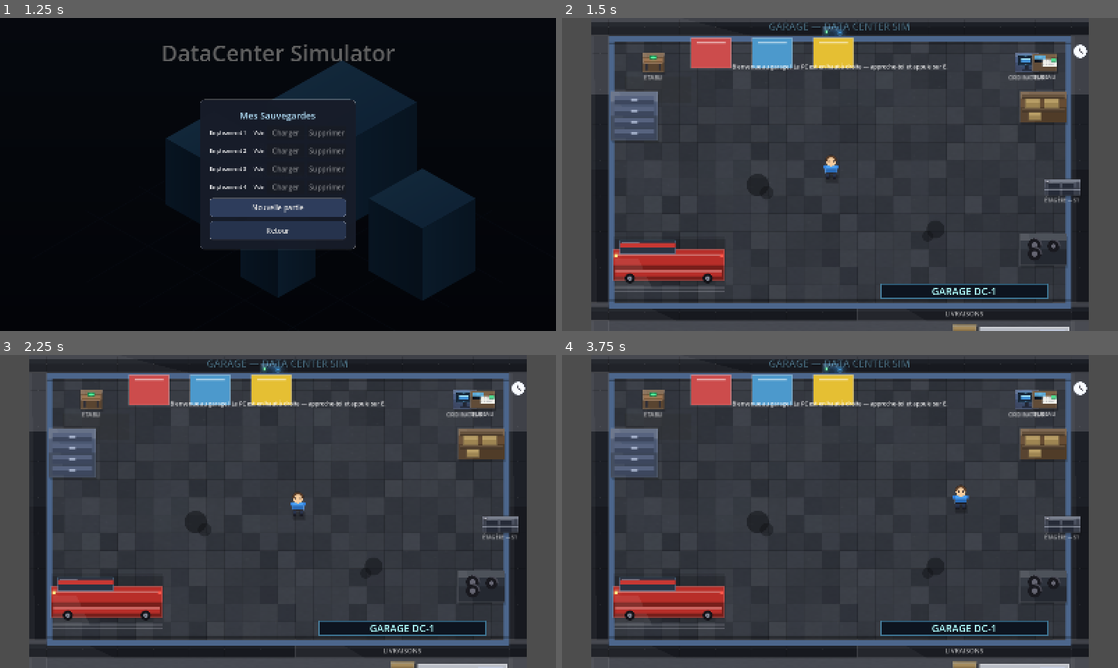
Above: before the commit, frames 1-4 (two rows, left to right).
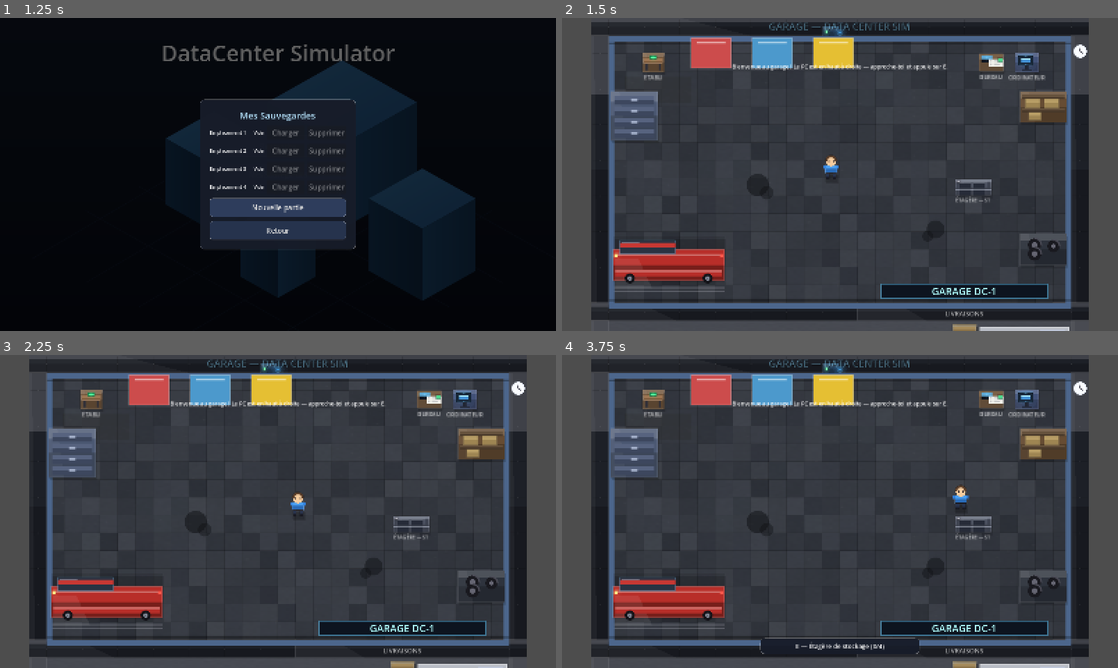
Above: after the commit, the same moments.

Repository: BlackAngelTVdev/DataCenter-Simulator
Game: Godot game, scene res://scenes/ui/menu.tscn
The game is run twice, just before and just after one commit, with the same random seed, the same clock (stepped at 60 frames per second) and the same inputs.
Inputs (mouse positions are in pixels of both pictures, inside the frame that each line leads up to):
- Up to frame 1 (1.25 s): click "Mes Sauvegardes" at 0.5 s
- Up to frame 2 (1.5 s): click "Option" at 1.25 s
- Up to frame 3 (2.25 s): tap Enter at 2 s; move the mouse to (400, 495) at 2.02 s; hold D (move_right) from 2.03 s (still down); hold E (interact) from 2.03 s (still down); click (400, 495) at 2.17 s
- Up to frame 4 (3.75 s): release D (move_right) at 2.75 s; release E (interact) at 2.75 s; drag from (728, 527) to (812, 574) at 2.77 s; tap Space at 3.5 s; move the mouse to (895, 442) at 3.52 s; hold D (move_right) from 3.53 s (still down); hold E (interact) from 3.53 s (still down); tap Z at 3.6 s

Frame 1 is identical in both runs. In frame 2, 1.0% of the frame differs, in the area x 70-94%, y 11-60%; in frame 3, 1.0%; in frame 4, 1.9%, in the area x 35-94%, y 11-96%.

Commit message:
fix: crashs freed navigateur et avertissements GDScript
- os_browser.gd : auto-reparation du Monitor + gardes is_instance_valid
  (fini les crashs 'previously freed' en naviguant Monitor <-> Shop)
- garage_scene.gd : ternaire GarageDecor/Local2Decor -> if/else
  (INCOMPATIBLE_TERNARY)
- cable.gd : len -> seg_len (SHADOWED_GLOBAL_IDENTIFIER)
- rack_ui.gd : floor -> floor_list (SHADOWED_GLOBAL_IDENTIFIER)
- storage_unit.gd : @warning_ignore integer_division x2
- ui_theme.gd : _margin (UNUSED_PARAMETER) + roundi (NARROWING_CONVERSION)

Diff:
--- a/scripts/game/cable.gd
+++ b/scripts/game/cable.gd
@@ -28,13 +28,13 @@
 		var inv := 1.0 - t
 		var p := inv * inv * from_pos + 2.0 * inv * t * mid + t * t * to_pos
 		var seg := p - prev
-		var len := seg.length()
-		if len > 0.5:
+		var seg_len := seg.length()
+		if seg_len > 0.5:
 			var ang := seg.angle()
 			# Largeur de CONTENU du filament (18 px) — la texture a 1 px de
 			# padding transparent de chaque côté : on l'étire exactement pour
 			# éviter les trous en pointillés entre segments.
-			draw_set_transform((prev + p) / 2.0, ang, Vector2(len / 18.0, 1.0))
+			draw_set_transform((prev + p) / 2.0, ang, Vector2(seg_len / 18.0, 1.0))
 			draw_texture(tex, -Vector2(tex.get_width() / 2.0, tex.get_height() / 2.0), color)
 		draw_set_transform(Vector2.ZERO, 0.0, Vector2.ONE)
 		prev = p
--- a/scripts/game/garage_scene.gd
+++ b/scripts/game/garage_scene.gd
@@ -42,9 +42,9 @@
 const GARAGE_NETWORK := Vector2(432, 26)      # box réseau, mur du haut
 const GARAGE_SPAWN := Vector2i(13, 8)
 const GARAGE_COMPUTER := Vector2i(24, 2)
-const GARAGE_DESK := Vector2i(25, 2)  # bureau des factures, collé au PC
+const GARAGE_DESK := Vector2i(22, 2)  # bureau des factures, à gauche du PC
 const GARAGE_BENCH := Vector2i(3, 2)
-const GARAGE_STORAGE := Vector2i(26, 9)       # étagère de stockage (mur droit)
+const GARAGE_STORAGE := Vector2i(21, 9)       # étagère de stockage (décalée vers le centre)
 const GARAGE_CAR_POS := Vector2(450, 664)     # voiture dans la rue (cour)
 
 # --- Géométrie du DATA HALL (local 1) : grande salle ---
@@ -54,7 +54,7 @@
 const LOCAL2_CAR_POS := Vector2(640, 710)     # voiture garée (bas de salle)
 const LOCAL2_SPAWN := Vector2i(1, 13)
 const LOCAL2_COMPUTER := Vector2i(40, 2)
-const LOCAL2_DESK := Vector2i(41, 2)  # bureau des factures, collé au PC
+const LOCAL2_DESK := Vector2i(38, 2)  # bureau des factures, à gauche du PC
 const LOCAL2_BENCH := Vector2i(4, 12)
 const LOCAL2_STORAGE := Vector2i(39, 20)     # étagère de stockage (bas-droit)
 
@@ -285,7 +285,12 @@
 
 
 func _build_layers() -> void:
-	decor = GarageDecor.new() if location_id == 0 else Local2Decor.new()
+	# if/else (pas de ternaire) : GarageDecor et Local2Decor sont des types
+	# différents — le ternaire déclenchait un avertissement INCOMPATIBLE_TERNARY.
+	if location_id == 0:
+		decor = GarageDecor.new()
+	else:
+		decor = Local2Decor.new()
 	decor.name = "Decor"
 	decor.visuals = false  # le visuel est cuit dans l'image de fond (collisions seules)
 	add_child(decor)
--- a/scripts/game/storage_unit.gd
+++ b/scripts/game/storage_unit.gd
@@ -99,7 +99,8 @@
 	var slot_h := 10.0
 	for i in range(SLOTS):
 		var col := i % 2
-		var row := i / 2
+		@warning_ignore("integer_division")
+		var row := i / 2  # division entière INTENTIONNELLE (2 colonnes × 2 rangées)
 		var r := Rect2(-SIZE.x / 2 + 7 + col * slot_w, -SIZE.y / 2 + 8 + row * (slot_h + 2), slot_w - 4, slot_h)
 		if items[i].is_empty():
 			draw_texture_rect(BakedAssets.tex("block"), r, false, Color(0.15, 0.17, 0.22))
@@ -123,7 +124,8 @@
 	var slot_h := 10.0
 	for i in range(SLOTS):
 		var col := i % 2
-		var row := i / 2
+		@warning_ignore("integer_division")
+		var row := i / 2  # division entière INTENTIONNELLE (2 colonnes × 2 rangées)
 		var r := Rect2(-SIZE.x / 2 + 7 + col * slot_w, -SIZE.y / 2 + 8 + row * (slot_h + 2), slot_w - 4, slot_h)
 		draw_rect(r, Color(0.15, 0.17, 0.22))
 		draw_rect(r, Color(1, 1, 1, 0.08), false, 1.0)
--- a/scripts/ui/os_browser.gd
+++ b/scripts/ui/os_browser.gd
@@ -50,7 +50,7 @@
 	flash_timer = Timer.new()
 	flash_timer.wait_time = 2.5
 	flash_timer.one_shot = true
-	flash_timer.timeout.connect(func() -> void: flash_label.visible = false)
+	flash_timer.timeout.connect(_on_flash_timeout)
 	add_child(flash_timer)
 
 	# Rafraîchit le monitoring en direct quand la page est visible.
@@ -203,6 +203,10 @@
 	# Recalcule les boutons mais garde le bandeau (enfants créés dans _build_page).
 	for child in page_box.get_children():
 		child.queue_free()
+	# On repart d'une liste PROPRE AVANT de construire les cartes : les _card()
+	# vont ré-ajouter leurs entrées, puis _refresh_cash() à la fin lit la liste
+	# pleine → les états ACTIF / POSSÉDÉ / DÉPASSÉ s'appliquent enfin.
+	buy_entries.clear()
 	# on re-crée le bandeau à chaque rendu (simple et robuste)
 	var banner := _build_banner()
 	page_box.add_child(banner)
@@ -299,7 +303,6 @@
 				continue
 			page_box.add_child(_stock_card(shelf, i))
 
-	buy_entries.clear()
 	_refresh_cash()
 
 
@@ -438,8 +441,9 @@
 	var v := Label.new()
 	v.add_theme_font_size_override("font_size", 14)
 	grid.add_child(v)
-	if not mon_infra.has(key):
-		mon_infra[key] = v
+	# Toujours réassigner : les anciens labels sont libérés au rendu suivant
+	# (queue_free) — garder l'ancienne référence ferait le même crash « freed ».
+	mon_infra[key] = v
 
 
 var mon_infra := {}
@@ -451,6 +455,13 @@
 
 
 func _refresh_monitor() -> void:
+	# AUTO-RÉPARATION : si les widgets du Monitor ont été libérés par un
+	# changement de page (queue_free), on re-rend la page avant de rafraîchir
+	# — le timer 1s ne peut plus tomber sur des nœuds libérés (crash freed).
+	if not is_instance_valid(mon_tick_label) or not is_instance_valid(mon_conn_bar) \
+			or not is_instance_valid(mon_conn_label) or not is_instance_valid(mon_servers_box):
+		_render_monitor()
+		return
 	var garage := _garage()
 	if garage == null:
 		mon_tick_label.text = "— hors ligne —"
@@ -688,11 +699,15 @@
 	if current_page == "monitor":
 		_refresh_monitor()
 		return
-	if cash_label != null:
+	if is_instance_valid(cash_label):
 		cash_label.text = "💰 %d $" % int(GameManager.cash)
 	for entry in buy_entries:
 		var btn: Button = entry["btn"]
 		var item: Dictionary = entry["item"]
+		# Garde anti-crash : un bouton peut avoir été libéré par un rendu de page
+		# entre-temps (même classe de bug « previously freed » qu'ailleurs).
+		if not is_instance_valid(btn):
+			continue
 		btn.disabled = false
 		btn.text = "%d $" % int(item.get("price", 0))
 		# États spéciaux : les achats uniques (abo / pare-feu / locaux) ne se
@@ -711,8 +726,15 @@
 					btn.text = "POSSÉDÉ"
 
 
+func _on_flash_timeout() -> void:
+	## Le bandeau de la boutique est recréé à chaque rendu de page (shop/monitor) :
+	## l'ancien flash_label peut être libéré avant la fin du timer → garde obligatoire.
+	if is_instance_valid(flash_label):
+		flash_label.visible = false
+
+
 func _flash(text: String) -> void:
-	if flash_label != null:
+	if is_instance_valid(flash_label):
 		flash_label.text = text
 		flash_label.visible = true
 		flash_timer.start()
--- a/scripts/ui/rack_ui.gd
+++ b/scripts/ui/rack_ui.gd
@@ -29,9 +29,9 @@
 		get_viewport().set_input_as_handled()
 
 
-func open(target: RackUnit, floor: Array = []) -> void:
+func open(target: RackUnit, floor_list: Array = []) -> void:
 	rack = target
-	floor_servers = floor
+	floor_servers = floor_list
 	# Force la taille plein écran (le Control caché ne reçoit pas de re-layout).
 	root_control.set_anchors_and_offsets_preset(Control.PRESET_FULL_RECT)
 	root_control.visible = true
--- a/scripts/ui/ui_theme.gd
+++ b/scripts/ui/ui_theme.gd
@@ -11,7 +11,9 @@
 		content_v: float, content_h: float) -> StyleBoxFlat:
 	var sb := StyleBoxFlat.new()
 	sb.bg_color = bg
-	sb.set_corner_radius_all(radius)
+	# set_corner_radius_all attend un int : arrondi explicite (les appelants
+	# passent des floats entiers : 12.0, 10.0, 8.0…) → pas de perte de précision.
+	sb.set_corner_radius_all(roundi(radius))
 	# Pas de liseré sur un fond transparent (boutons plats de la barre OS),
 	# SAUF si la bordure elle-même est bien visible (anneau de focus bleu).
 	if bw > 0 and (bg.a > 0.05 or border.a > 0.5):
@@ -73,5 +75,5 @@
 
 ## Panneau/bouton TEINTÉ : couleur pleine directe (aucune texture,
 ## donc pas de double-teinte possible).
-static func tinted(color: Color, margin := 14.0, content := 8.0) -> StyleBoxFlat:
+static func tinted(color: Color, _margin := 14.0, content := 8.0) -> StyleBoxFlat:
 	return _flat(color, 10.0, Color(1, 1, 1, 0.10), 1, content, content)
